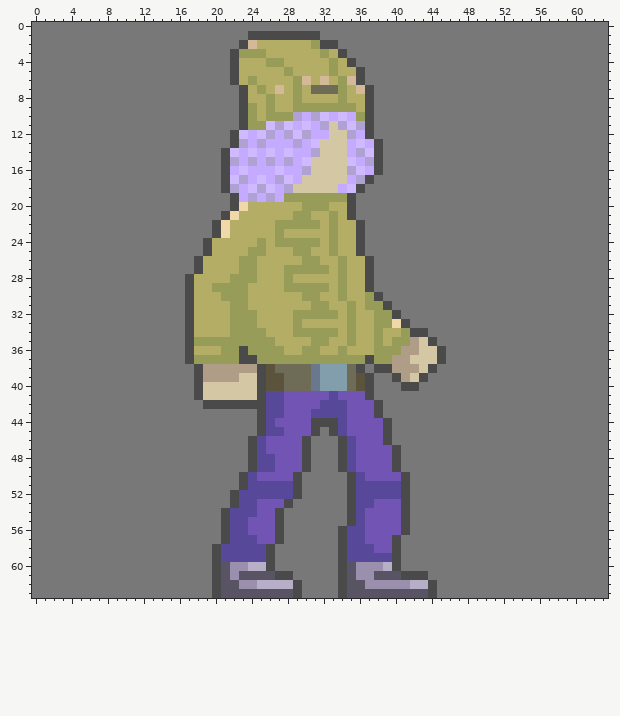
One commit to this pixel-art file: Workfiles/newCharacter.aseprite. Above: the version before the commit.
64x64 pixels, 1 frame. Colours within 5 levels of each other are drawn and written as one.
After:
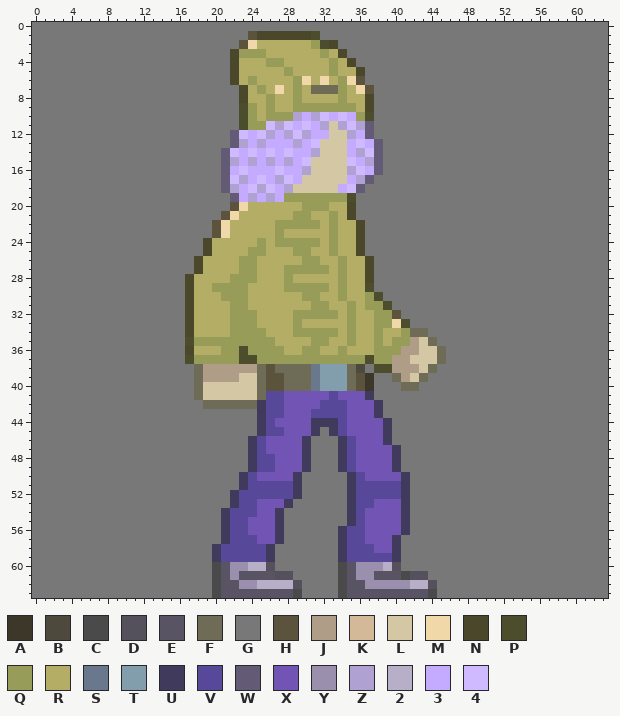
Palette (. is transparent): A #3d3729  B #4d4a3d  C #4a4a4a  D #54515c  E #595463  F #6e6b57  G #787878  H #5c533d  J #b09d87  K #d4b998  L #d4c7a3  M #f0d8a8  N #4a472a  P #4b4d2c  Q #989c59  R #b3ad66  S #69788c  T #829ead  U #403a5c  V #574899  W #635b75  X #7154b3  Y #9a90ad  Z #afa1d1  2 #b7afc7  3 #c5abff  4 #cfbaff
Commit: better contour?
Difference:
Layer "newPosition":
y 1: x 24..31 CCCCCCCC -> HNNNNNNP
y 2: x 23..24 CK -> HM; x 32..33 CC -> PN
y 3: x 22 C -> N; x 34 C -> N
y 4: x 22 C -> N; x 35 C -> N
y 5: x 22 C -> N; x 36 C -> N
y 6: x 22 C -> N; x 30 K -> M; x 32 K -> M; x 35..36 KC -> MH
y 7: x 23 C -> N; x 27 K -> M; x 36..37 KC -> MH
y 8: x 23 C -> N; x 37 C -> N
y 9: x 23 C -> P; x 37 C -> N
y 10: x 23 C -> P; x 37 C -> P
y 11: x 23 C -> P; x 37 C -> W
y 12: x 22 C -> W; x 37 C -> W
y 13: x 22 C -> W; x 38 C -> W
y 14..16: x 21 C -> W; x 38 C -> W
y 17: x 21 C -> W; x 37 C -> W
y 18: x 21 C -> W; x 36 C -> W
y 19: x 22 C -> W; x 35 C -> P
y 20: x 22 C -> H; x 35 C -> N
y 21: x 21 C -> H; x 35 C -> N
y 22..23: x 20 C -> H; x 36 C -> N
y 24..25: x 19 C -> N; x 36 C -> N
y 26..27: x 18 C -> N; x 37 C -> N
y 28: x 17 C -> N; x 37 C -> N
y 29: x 17 C -> N; x 37 C -> P
y 30: x 17 C -> N; x 38 C -> P
y 31: x 17 C -> N; x 39 C -> P
y 32: x 17 C -> N; x 40 C -> H
y 33: x 17 C -> N; x 41 C -> P
y 34: x 17 C -> N; x 42..43 CC -> FF
y 35: x 17 C -> P; x 44 C -> F
y 36: x 17 C -> N; x 23 C -> P; x 45 C -> F
y 37: x 17 C -> P; x 23..24 CC -> PP; x 37 C -> P; x 45 C -> F
y 38: x 18 C -> F; x 25 C -> F; x 36 C -> B; x 38..39 CC -> PP; x 44 C -> F
y 39: x 18 C -> F; x 25 C -> F; x 37 C -> A; x 40 C -> F; x 43 C -> F
y 40: x 18 C -> F; x 25 C -> F; x 37 C -> A; x 41..42 CC -> FF
y 41: x 18 C -> F; x 25 C -> F; x 37 C -> U
y 42: x 19..25 CCCCCCC -> FFFFFFU; x 38 C -> U
y 43: x 25 C -> U; x 38 C -> U
y 44: x 25 C -> U; x 31..33 CCC -> UUU; x 39 C -> U
y 45: x 25 C -> U; x 31 C -> U; x 33 C -> U; x 39 C -> U
y 46: x 24 C -> U; x 30 C -> U; x 34 C -> U; x 39 C -> U
y 47..49: x 24 C -> U; x 30 C -> U; x 34 C -> U; x 40 C -> U
y 50..51: x 23 C -> U; x 29 C -> U; x 35 C -> U; x 41 C -> U
y 52: x 22 C -> U; x 29 C -> U; x 35 C -> U; x 41 C -> U
y 53: x 22 C -> U; x 28 C -> U; x 35 C -> U; x 41 C -> U
y 54..55: x 21 C -> U; x 27 C -> U; x 35 C -> U; x 41 C -> U
y 56: x 21 C -> U; x 27 C -> U; x 34 C -> U; x 41 C -> U
y 57: x 21 C -> U; x 27 C -> U; x 34 C -> U; x 40 C -> U
y 58..59: x 20 C -> U; x 26 C -> U; x 34 C -> U; x 40 C -> U
y 60: x 26 C -> D; x 40 C -> D
y 61: x 27..28 CC -> DD; x 42..43 CC -> DD
y 62: x 29 C -> D; x 44 C -> D
